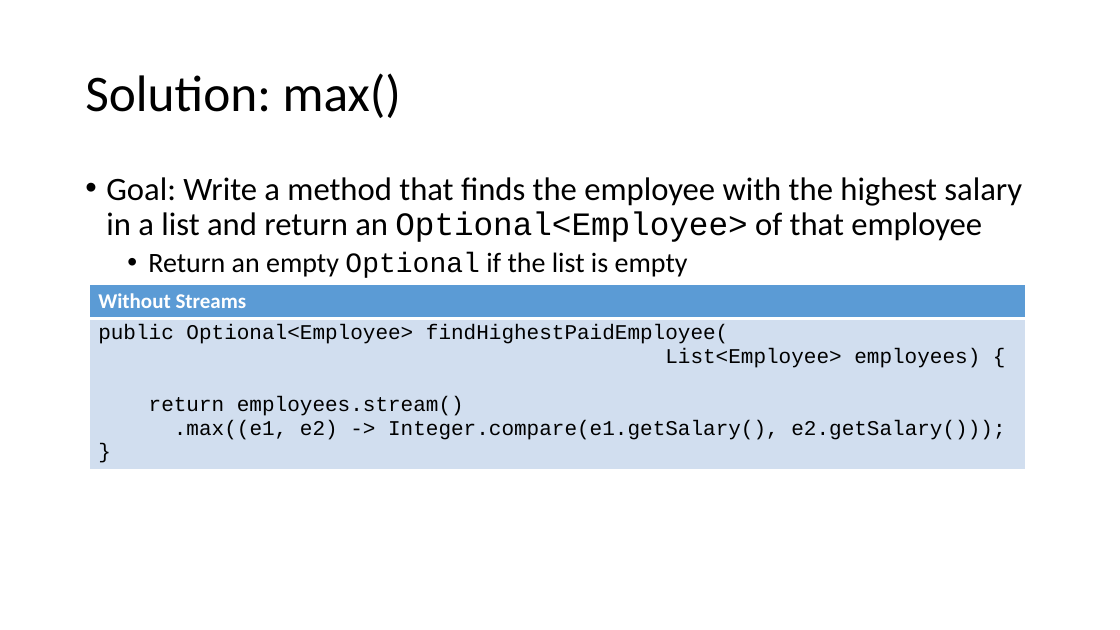
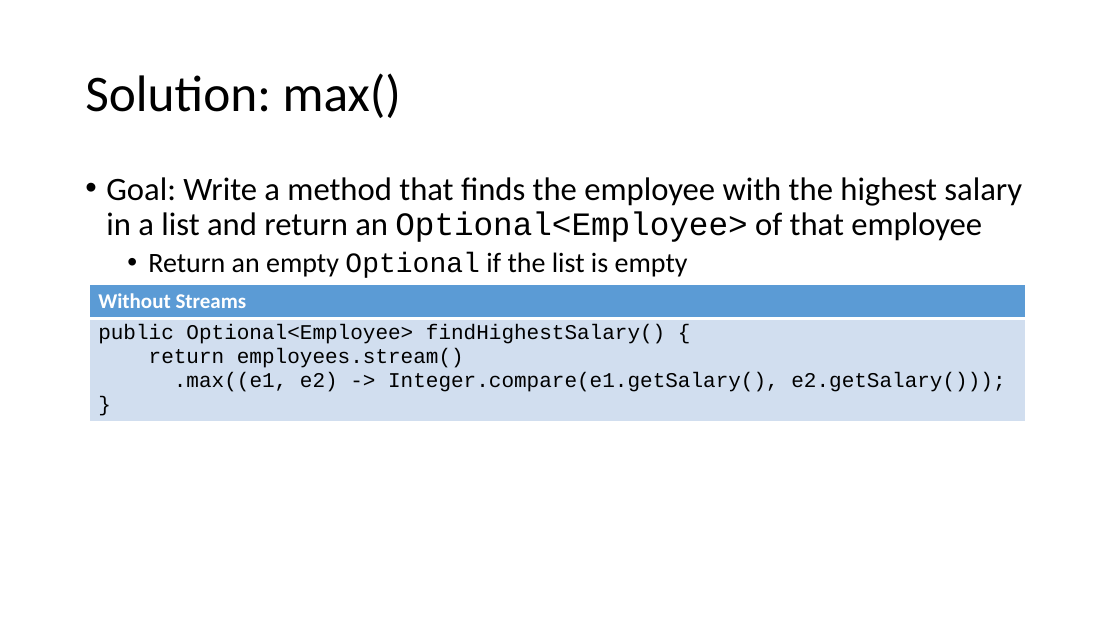
Before and after one commit to jdifebo/java8, a slide deck: slide 27 of presentation.pptx (slide 29 before the commit). Drawn at 1120x630 pixels with LibreOffice and Linux fonts; fonts in the diff are those of the drawing. Boxes give left, top, right and bottom in pixels: in the first picture for what was removed or moved away, otherwise in the second. Text is boxed around its words. In the diff, an @@ line names an element or a change of style, - is before the commit and + after.

```diff
--- a/presentation.pptx
+++ b/presentation.pptx
@@ table at <box>90,284,1026,428</box> @@
-row 2, column 1: public Optional<Employee> findHighestPaidEmployee( / List<Employee> employees) { / return employees.stream() / .max((e1, e2) -> Integer.compare(e1.getSalary(), e2.getSalary())); }
+row 2, column 1: public Optional<Employee> findHighestSalary() { / return employees.stream() / .max((e1, e2) -> Integer.compare(e1.getSalary(), e2.getSalary())); }
```
Also in this commit, not shown: 15 other slides changed, 1 slide added, 3 other files.
